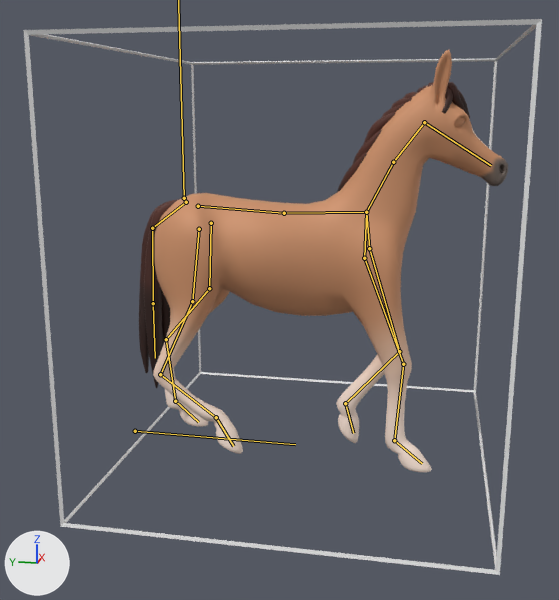
An edit to the Blender file blender/player2_tex.blend, drawn before and after from the same camera.
The view is the same before and after, from a 50 mm lens placed at (-3.75, -0.6, 0.72), pointed at (-0.08, 0.14, -0.2). Arrows for +X, +Y and +Z are at lower left; the lights stay in place. Both versions are drawn at frame 50 of the action 'walk'; the numbers are the values there. The bones that bend it are drawn over the model as lines.

Names of what the first picture shows: 'A_Horse', 'Z_Cube'.
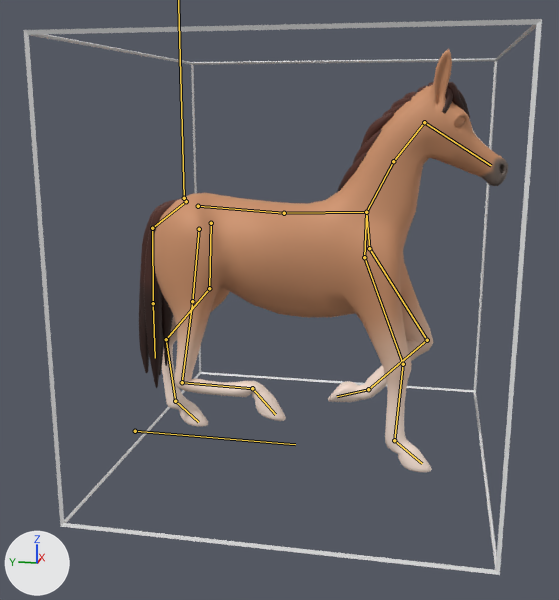
Commit message: somewhat decent walk cycel

Pixel boxes (x1, y1, x2, y2) of what changed, in the pictures (559 x 600 px):
'A_Horse', posed: before (139, 50, 508, 472); after (139, 49, 508, 472)

Edits to the bpy script that builds the scene:
```text
Change bone_f_hoof_ik_l:
    where bone_f_hoof_ik_l = bpy.data.objects['Armature'].pose.bones['f_hoof_IK_L']  # child of 'super_root'
    bone_f_hoof_ik_l.location: (-0.438, 0.57, -0.342) -> (-0.524, 0.616, -0.45)
    bone_f_hoof_ik_l.rotation_quaternion: (0.856, 0.231, 0.031, -0.193) -> (0.458, 0.662, 0.088, -0.555)  # degrees (28, 10, -23) -> degrees (82, 58, -50)
Change bone_b_hoof_ik_r:
    where bone_b_hoof_ik_r = bpy.data.objects['Armature'].pose.bones['b_hoof_IK_R']  # child of 'super_root'
    bone_b_hoof_ik_r.location: (0.733, 0.874, -0.186) -> (0.977, 0.927, -0.254)
    bone_b_hoof_ik_r.rotation_quaternion: (0.931, 0.047, -0.004, 0.169) -> (0.958, 0.024, -0.002, 0.085)  # degrees (6, -1, 21) -> degrees (3, 0, 10)
```
